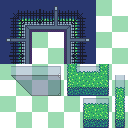
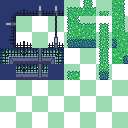
Layered file, before and after one edit (128px x 128px). Changes by layer:
hid "map_tiles_garden.png" (2nd of 13), painted on it over [0, 0, 128, 128]
added group "reorganized_main" with 14 layers above "Paint Layer 2" over [0, 0, 128, 128]
added layer "map_tiles_garden.png" (4th of 13, in "reorganized_main") in group "reorganized_main" over [42, 0, 128, 105]
added layer "map_tiles_garden.png" (5th of 13, in "reorganized_main") in group "reorganized_main" over [0, 0, 128, 128]
moved "map_tiles_garden.png" (6th of 13, in "reorganized_main") into group "reorganized_main", painted on it over [0, 0, 128, 128]
added layer "map_tiles_garden.png" (7th of 13, in "reorganized_main") in group "reorganized_main" over [42, 0, 128, 128]
added layer "Copy of map_tiles_garden.png" (1st of 2, in "reorganized_main") in group "reorganized_main" over [0, 0, 122, 105]
added layer "map_tiles_garden.png" (8th of 13, in "reorganized_main") in group "reorganized_main" over [0, 0, 122, 73]
added layer "map_tiles_garden.png" (9th of 13, in "reorganized_main") in group "reorganized_main" over [0, 0, 122, 128]
added layer "Copy of map_tiles_garden.png" (2nd of 2, in "reorganized_main") in group "reorganized_main" over [0, 0, 122, 128]
added layer "map_tiles_garden.png" (10th of 13, in "reorganized_main") in group "reorganized_main" over [0, 0, 122, 128]
added layer "map_tiles_garden.png" (11th of 13, in "reorganized_main") in group "reorganized_main" over [0, 0, 128, 128]
added layer "map_tiles_garden.png" (12th of 13, in "reorganized_main") in group "reorganized_main" over [0, 9, 122, 128]
added layer "map_tiles_garden.png" (13th of 13, in "reorganized_main") in group "reorganized_main" over [0, 0, 106, 121]
painted on "Paint Layer 2" over [0, 0, 128, 128]
removed group "wall_thin" (9 layers) (was 57%) over [0, 0, 128, 128]
removed layer "Copy of Background" (5th of 5, in "wall_thin") from group "wall_thin" over [0, 0, 128, 128]
…and 12 more changes (4 added, 8 removed)
